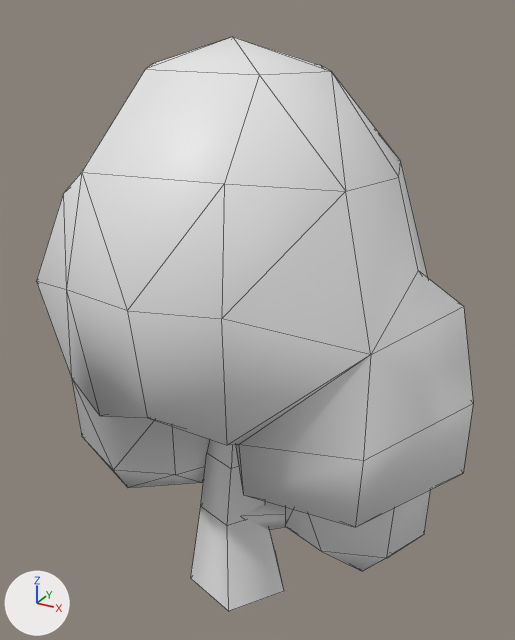
An edit to the OBJ model Assets/WorkAssets/Terrain/Mesh/v_tree_08.obj, drawn before and after from the same camera.
Camera for both pictures: a camera (50 mm lens) standing at (0.855, -1.443, 1.573) and looking at (0.054, 0.015, 0.845). Arrows for +X, +Y and +Z are at lower left; the lights stay in place. Mesh edges are drawn as thin lines. Where no turn or scale is listed for an object, it has been applied to the vertices.

Before the edit, the objects in view are built like this:
```python
me_v_tree_08 = bpy.data.meshes.new('v_tree_08')
me_v_tree_08.from_pydata(...)  # 108 vertices, 147 faces; spans x -0.55..0.61, y -0.44..0.44, z 0.0..1.51
me_v_tree_08.polygons.foreach_set('use_smooth', [True] * 147)
ob_v_tree_08 = bpy.data.objects.new('v_tree_08', me_v_tree_08)
ob_v_tree_08.location = (0.0, 0.0, 0.0)
```
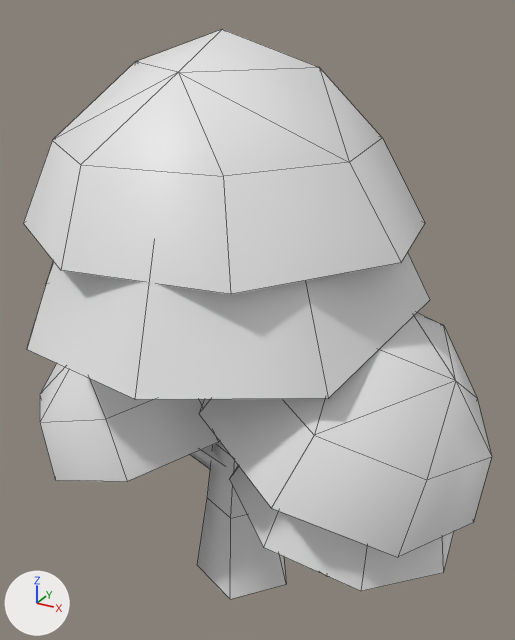
Pixel boxes [x1, y1, x2, y2] of what changed, in the pictures (515 x 640 px; the box of a moved part takes in the faces that stretch with it):
'v_tree_08', reshaped (7% wider)
    before: [36, 37, 473, 611]
    after: [23, 29, 492, 599]
part 1 of me_v_tree_08, rebuilt
    before: [36, 37, 473, 527]
    after: [27, 252, 430, 399]
part 2 of me_v_tree_08, rebuilt (not visible afterwards)
    before: [285, 490, 431, 571]
part 3 of me_v_tree_08, added
    after: [23, 29, 425, 294]
part 4 of me_v_tree_08, added
    after: [40, 363, 219, 481]
part 5 of me_v_tree_08, added
    after: [199, 312, 492, 557]
part 6 of me_v_tree_08, added
    after: [197, 441, 286, 599]
part 7 of me_v_tree_08, added
    after: [230, 465, 454, 591]
part 8 of me_v_tree_08, moved or reshaped
    before: [191, 439, 285, 611]
    after: [190, 445, 225, 469]

What changed in the scene script:
```text
Change me_v_tree_08:
    used by ob_v_tree_08; location = (0.0, 0.0, 0.0)
    remove me_v_tree_08.from_pydata(...)  # 108 vertices, 147 faces; spans x -0.55..0.61, y -0.44..0.44, z 0.0..1.51
    add me_v_tree_08.from_pydata(...)  # 153 vertices, 141 faces; spans x -0.6..0.67, y -0.53..0.46, z 0.0..1.53
    me_v_tree_08 part 1: the loose piece of 70 vertices spanning x -0.55..0.61, y -0.44..0.44, z 0.29..1.51 is rebuilt with 16 vertices and now spans x -0.54..0.48, y -0.53..0.46, z 0.86..1.29
    me_v_tree_08 part 2: the loose piece of 18 vertices spanning x 0.14..0.54, y -0.21..0.21, z 0.24..0.54 is rebuilt with 20 vertices and now spans x 0.12..0.53, y -0.16..0.26, z 0.28..0.49
    me_v_tree_08 part 3: a new loose piece of 21 vertices spanning x -0.5..0.46, y -0.46..0.42, z 1.1..1.53
    me_v_tree_08 part 4: a new loose piece of 21 vertices spanning x -0.6..0.02, y -0.32..0.3, z 0.37..0.81
    me_v_tree_08 part 5: a new loose piece of 21 vertices spanning x -0.02..0.67, y -0.41..0.31, z 0.49..0.97
    me_v_tree_08 part 6: a new loose piece of 18 vertices spanning x -0.13..0.14, y -0.1..0.18, z 0.0..0.75
    me_v_tree_08 part 7: a new loose piece of 16 vertices spanning x 0.06..0.62, y -0.33..0.24, z 0.39..0.7
    me_v_tree_08 part 8
    19 vertices are removed from x -0.12..0.45, y -0.14..0.14, z 0.0..0.87
    18 faces are deleted
    1 vertex moves within x 0.02, y 0.09, z 0.26
    19 vertices are added at x -0.37..0.45, y -0.04..0.11, z 0.17..0.85
    9 new faces join them, smooth
    6 new faces join them
```
